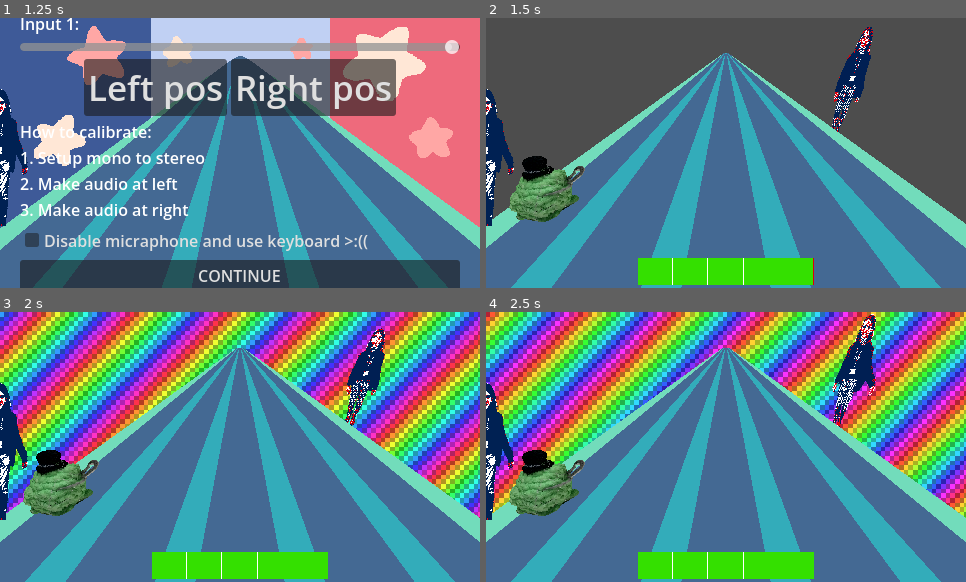
Above: before the commit, frames 1-4 (two rows, left to right).
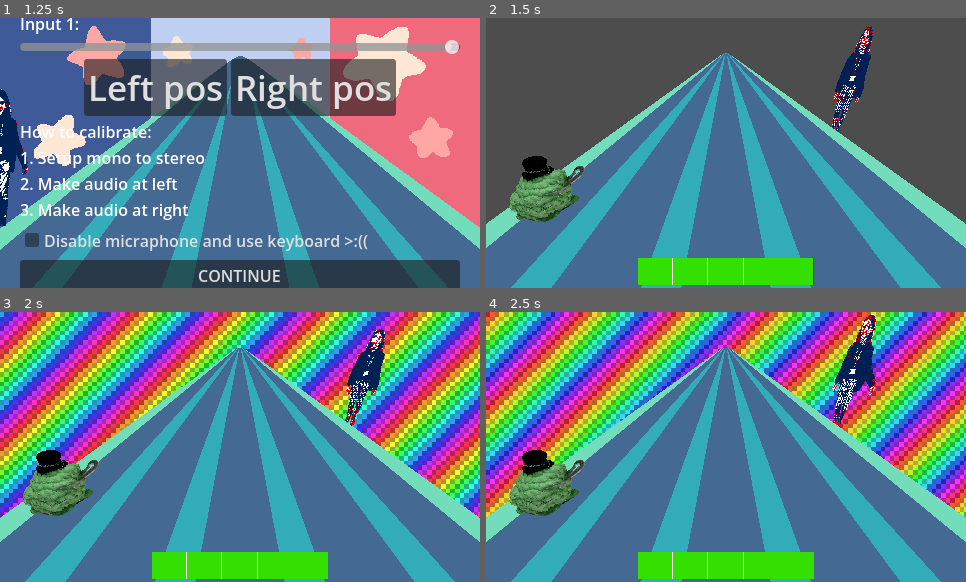
Above: after the commit, the same moments.

Repository: vivithequeen/campfire-flagship
Game: Godot game, scene res://noob/scenes/main_menu.tscn
Two runs of this game, one before a commit and one after it. Both use one fixed random seed, a clock stepped at 60 frames per second and the inputs below. Sound files missing from this copy of the repository are replaced by a short silence.
Inputs:
- Up to frame 1 (1.25 s): click "Begin" at 0.5 s
- Up to frame 2 (1.5 s): click "CONTINUE" at 1.25 s
- Up to frame 3 (2 s): no input
- Up to frame 4 (2.5 s): hold Right (right) from 2.03 s (still down); tap 1 (1) at 2.1 s

Frame 1 is identical in both runs. In frame 2, 1.4% of the frame differs, in the area x 0-6%, y 26-78%; in frame 3, 1.4%; in frame 4, 1.4%.

Commit message:
hide french when calibration stops

Diff:
--- a/noob/scenes/continue_button.gd
+++ b/noob/scenes/continue_button.gd
@@ -6,3 +6,4 @@
 	$"../../../".add_child(temp2)
 	$"../../".queue_free()
 	temp2.get_node("greg_logic").nb_input = $"../../../Input"
+	$"../../../Input".debug = false
Not shown: 1 places in noob/scenes/calibration.tscn that only renumber resources
